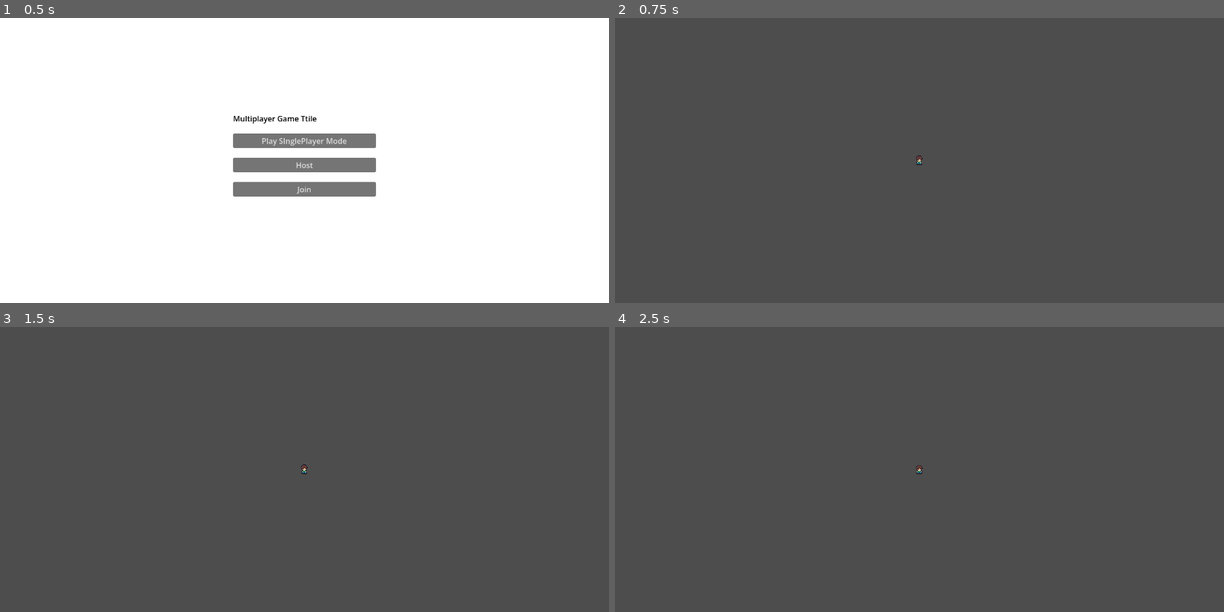
Above: before the commit, frames 1-4 (two rows, left to right).
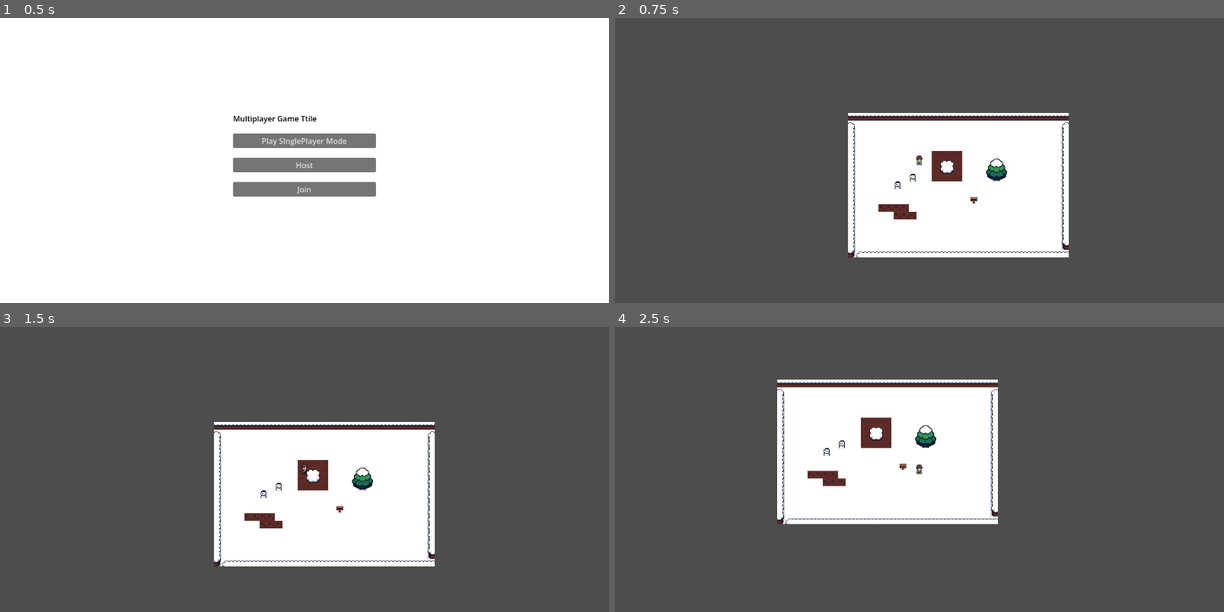
Above: after the commit, the same moments.

Repository: PyMedic/multiplayer-survival-game
Game: Godot game, scene res://Main.tscn
Two runs of this game, one before a commit and one after it. Both use one fixed random seed, a clock stepped at 60 frames per second and the inputs below.
Inputs:
- Up to frame 1 (0.5 s): no input
- Up to frame 2 (0.75 s): click "Play SInglePlayer Mode" at 0.5 s
- Up to frame 3 (1.5 s): tap Enter at 1.25 s; hold D (ui_right) from 1.28 s (still down)
- Up to frame 4 (2.5 s): release D (ui_right) at 2.03 s; hold S (ui_down) from 2.03 s (still down)

Frame 1 is identical in both runs. In frame 2, 18% of the frame differs, in the area x 38-75%, y 33-84%; in frame 3, 18%; in frame 4, 18%, in the area x 26-63%, y 18-70%.

Commit message:
Added the code to add the MainWorld scene under the GameWorld node in the Main scene when the single player mode gets selected from the Title screen. Fixed the issue where the player character wasn't displayed on the screen because it was covered by the in-game world background. Fixed the issue where the player movement wasn't getting registered.

Diff:
--- a/client/multiplayer-survival-game/GameManager.gd
+++ b/client/multiplayer-survival-game/GameManager.gd
@@ -61,6 +61,8 @@
 		return
 
 	var player = PLAYER_SCENE.instantiate()
+
+	player.is_local_player = is_local
 	player.name = str(peer_id)
 	player.global_position = Vector2(100 + peer_id * 50, 100)
 
--- a/client/multiplayer-survival-game/Main.gd
+++ b/client/multiplayer-survival-game/Main.gd
@@ -53,6 +53,12 @@
 func _on_singleplayer_selected():
 	title_instance.queue_free()
 
+	# Load the MainWorld scene.
+	var world_scene = preload("res://MainWorld.tscn")
+	var world_instance = world_scene.instantiate()
+	game_world.add_child(world_instance)
+
+	# Create GameManager
 	var gm_scene = preload("res://GameManager.tscn")
 	var gm_instance = gm_scene.instantiate()
 	managers.add_child(gm_instance)
@@ -60,8 +66,8 @@
 
 	print("_on_singleplayer_selected called.")
 
+	# Spawn local player.
 	gm_instance.spawn_player(gm_instance.multiplayer.get_unique_id(), true)
-
 
 # Called every frame. 'delta' is the elapsed time since the previous frame.
 func _process(delta):
--- a/client/multiplayer-survival-game/Player.tscn
+++ b/client/multiplayer-survival-game/Player.tscn
@@ -296,6 +296,7 @@
 script = ExtResource("1_onrkg")
 
 [node name="AnimatedSprite2D" type="AnimatedSprite2D" parent="." unique_id=194647393]
+z_index = 10
 position = Vector2(0, 1)
 sprite_frames = SubResource("SpriteFrames_sh265")
 animation = &"walk_up"
